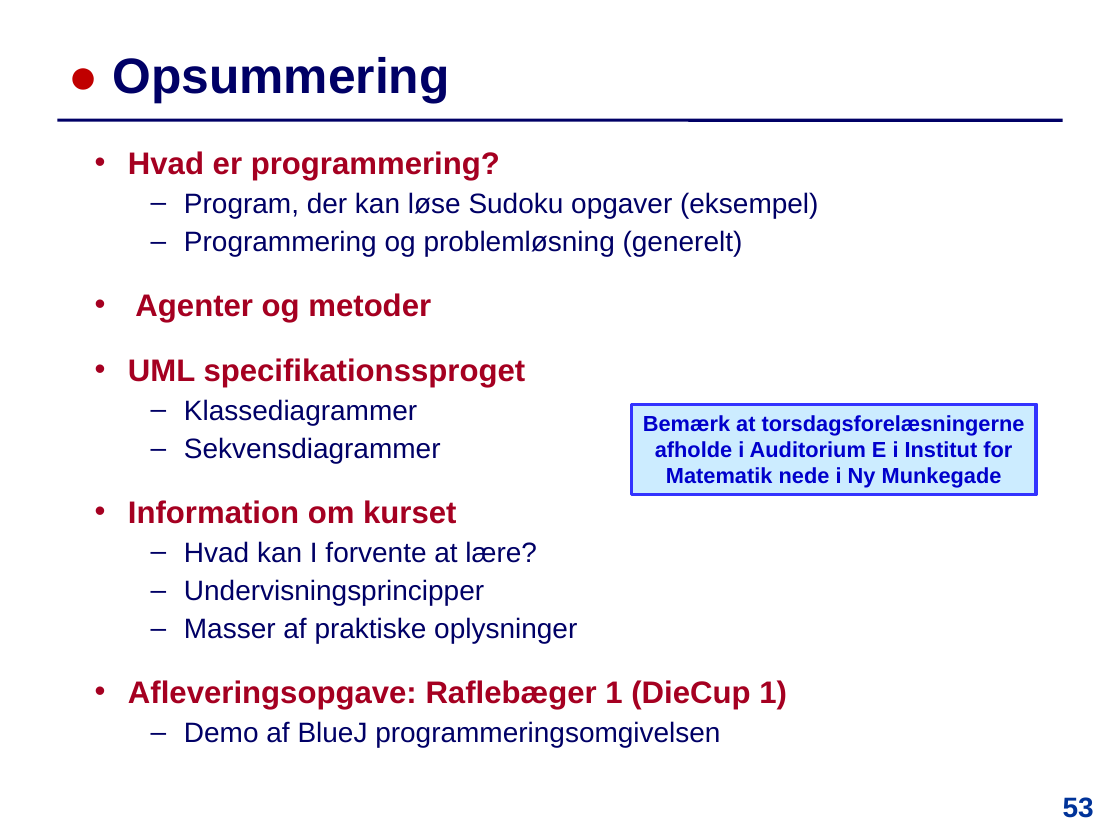
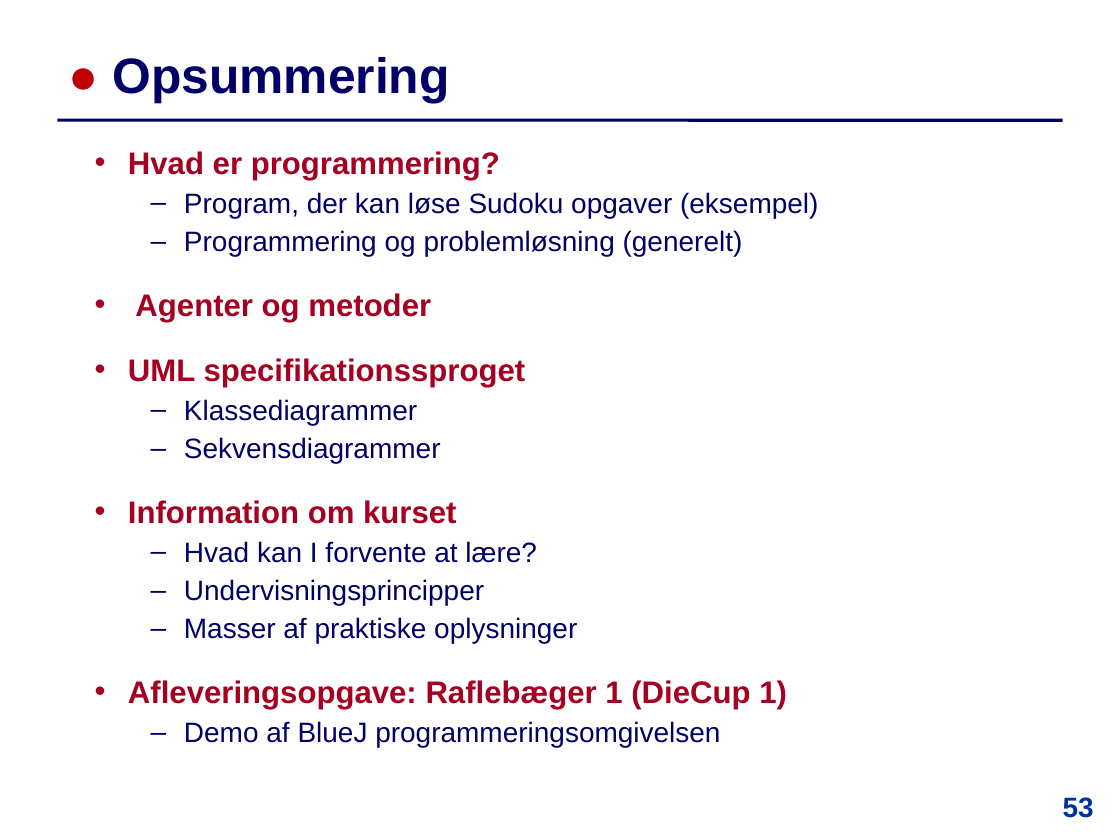
Before and after one commit to IntProgAU/Materiale, a slide deck: slide 53 of web/e25/uge_1a/Slides-Uge1-Mandag.pptx. Drawn at 1120x840 pixels with LibreOffice and Linux fonts; fonts in the diff are those of the drawing. Boxes give left, top, right and bottom in pixels: in the first picture for what was removed or moved away, otherwise in the second. Text is boxed around its words. In the diff, an @@ line names an element or a change of style, - is before the commit and + after.

```diff
--- a/web/e25/uge_1a/Slides-Uge1-Mandag.pptx
+++ b/web/e25/uge_1a/Slides-Uge1-Mandag.pptx
@@ rectangle removed at <box>632,404,1036,495</box> @@
-Bemærk at torsdagsforelæsningerne afholde i Auditorium E i Institut for Matematik nede i Ny Munkegade
```
Also in this commit, not shown: 5 other slides changed, 1 other file.
